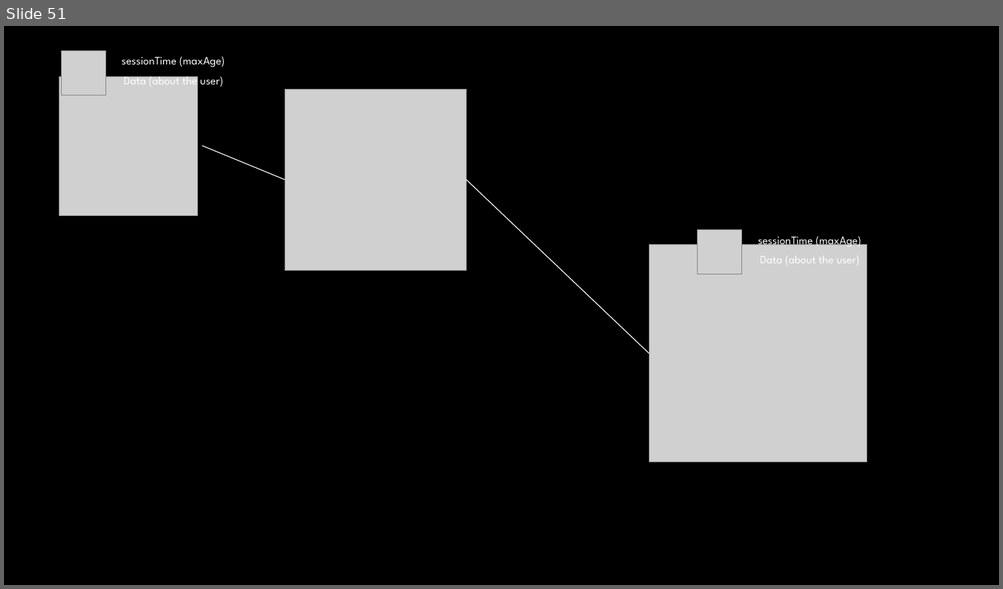
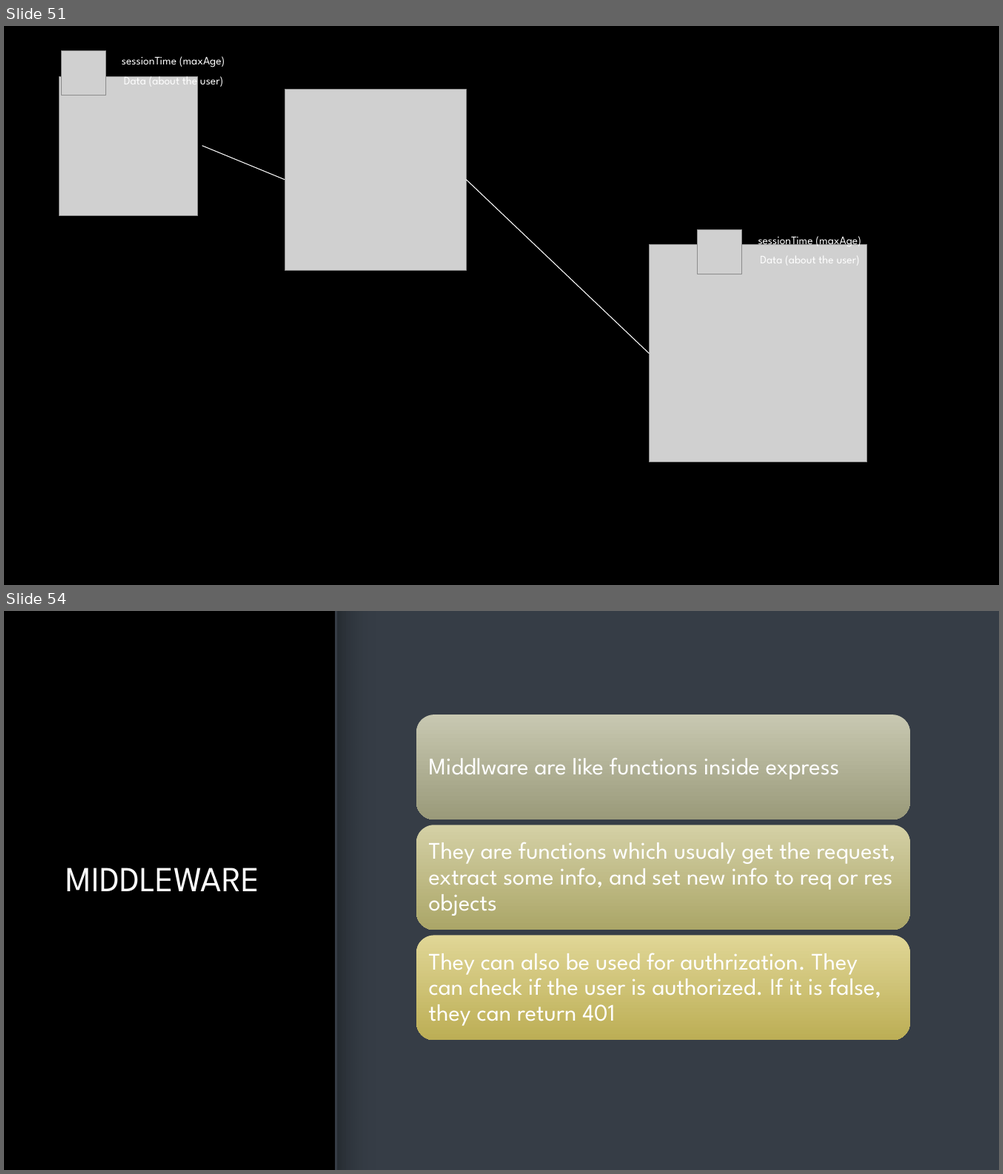
Before and after one commit to talyaron/fullstack-itc-may21, a slide deck: 05-Node/03-express/00-presentation/express-recap.pptx. Shown one above the other, each under a label of ours: slide 51 before the commit, slides 51 and 54 after it; the slides between them are not shown. The pictures are 1003x589 and 1003x1174 pixels, drawn with LibreOffice and Linux fonts; fonts in the diff are those of the drawing; grey boxes stand for pictures; background and template pictures are left out. Boxes give left, top, right and bottom in pixels: in the first picture for what was removed or moved away, otherwise in the second. Text is boxed around its words. In the diff, an @@ line names an element or a change of style, - is before the commit and + after.

Commit message:
middleware

```diff
--- a/05-Node/03-express/00-presentation/express-recap.pptx
+++ b/05-Node/03-express/00-presentation/express-recap.pptx
@@ slide 54 added at box(4, 611, 999, 1170), background picture (left out) @@
@@ rectangle added at box(336, 611, 999, 1170), fill #363D46 @@
@@ line added from (336, 611) to (336, 1170), #282E35 3 pt @@
@@ rectangle added at box(338, 611, 376, 1170), fill gradient #363D46 to #282E35 @@
@@ title added at box(66, 868, 259, 891), 34 pt, text gradient #FFFFFF to #A6A6A6 @@
+MIDDLEWARE
@@ group added at box(417, 715, 910, 1041): 3 rounded rectangles, 3 texts @@
+Middlware are like functions inside express
+They are functions which usualy get the request, extract some info, and set new info to req or res objects
+They can also be used for authrization. They can check if the user is authorized. If it is false, they can return 401
```
Also in this commit, not shown: 6 other slides added, 5 other files.
